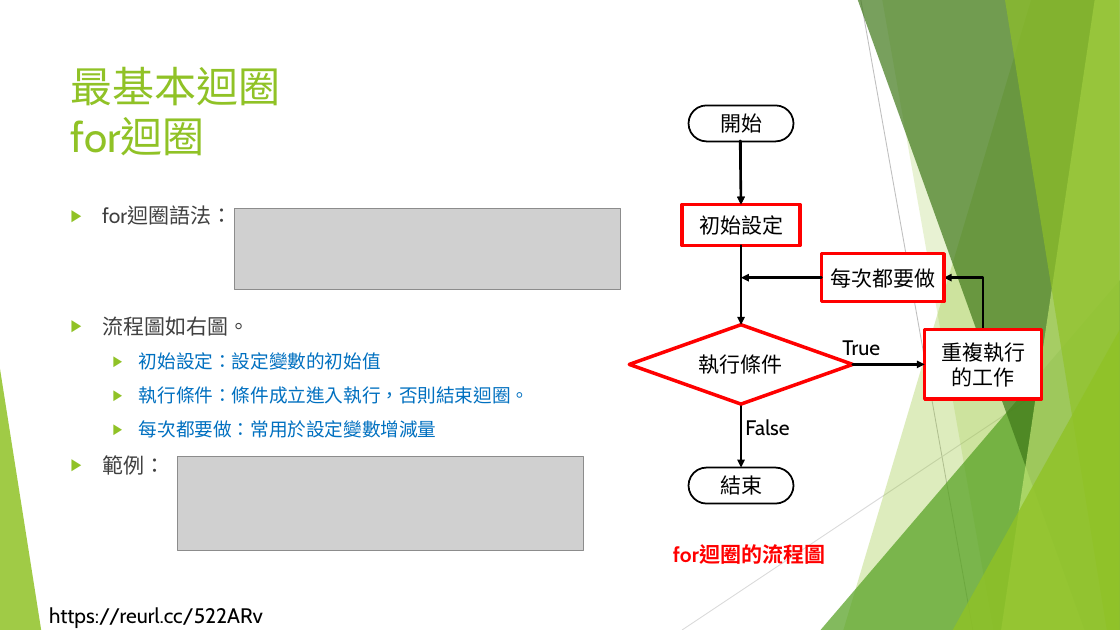
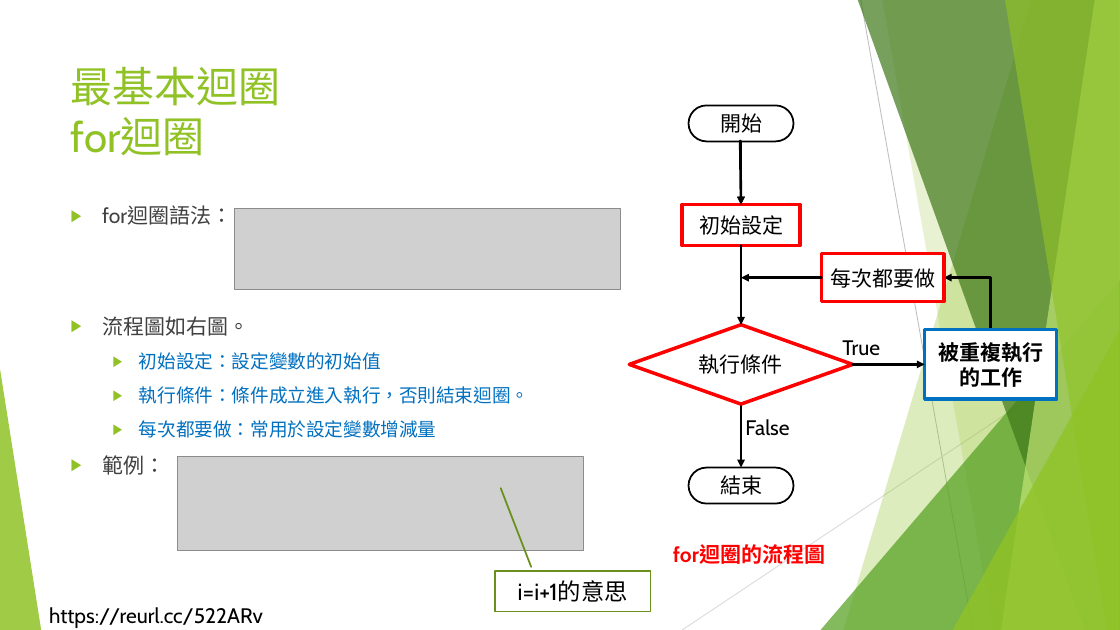
Before and after one commit to liulawsi/My_PPTs, a slide deck: slide 4 of LCC/Java/05_迴圈大法.pptx. Drawn at 1120x630 pixels with LibreOffice and Linux fonts; fonts in the diff are those of the drawing; grey boxes stand for pictures; background and template pictures are left out. Boxes give left, top, right and bottom in pixels: in the first picture for what was removed or moved away, otherwise in the second. Text is boxed around its words. In the diff, an @@ line names an element or a change of style, - is before the commit and + after.

```diff
--- a/LCC/Java/05_迴圈大法.pptx
+++ b/LCC/Java/05_迴圈大法.pptx
@@ elbow arrow moved from (983, 329) - (944, 278) to (991, 329) - (944, 278) @@
@@ rectangle "被重複執行的工作": place and size @@
-rectangle "被重複執行的工作" at [925,329,1042,399]
+rectangle "被重複執行的工作" at [925,329,1057,399]
@@ rectangle "被重複執行的工作" at [925,329,1057,399]: outline #FF0000 3 pt to #0070C0 3 pt @@
@@ text in rectangle at [938,342,1043,387]: text changed; bold on @@
-重複執行的工作
+被重複執行的工作
@@ border callout added at [496,571,651,612], fill #FFFFFF, outline #6B901C 1.5 pt, 20 pt, text #000000 @@
+i=i+1的意思
```
Also in this commit, not shown: 2 other slides changed, 4 other files.
